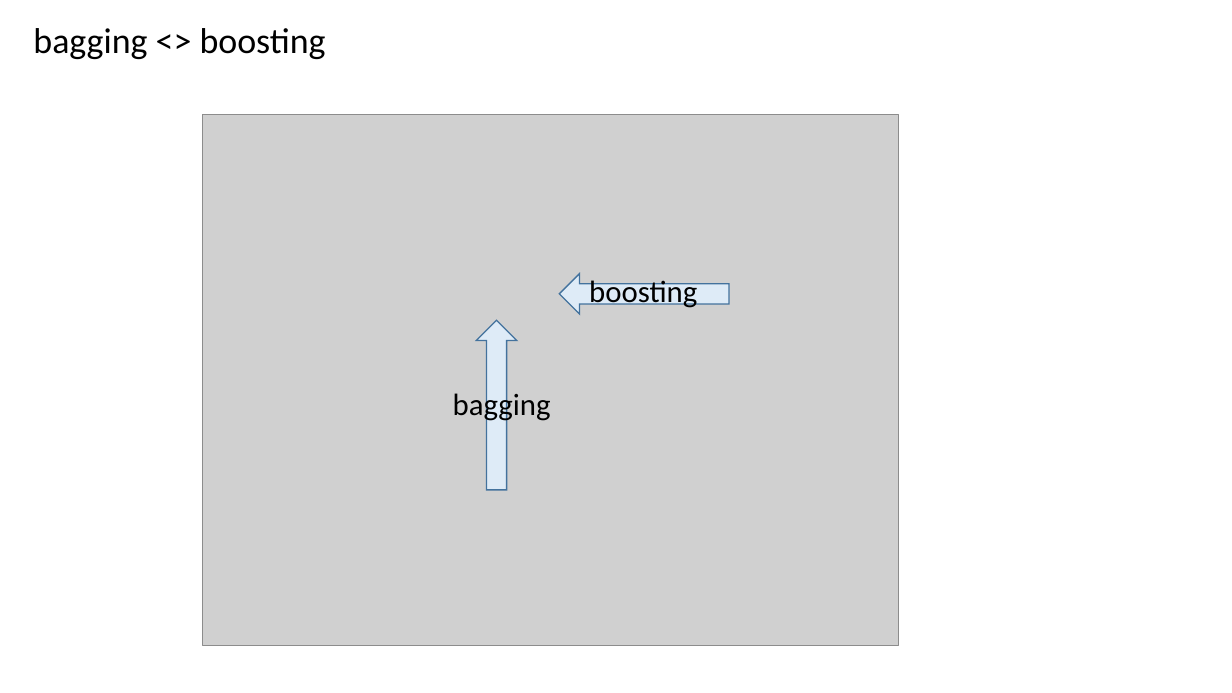
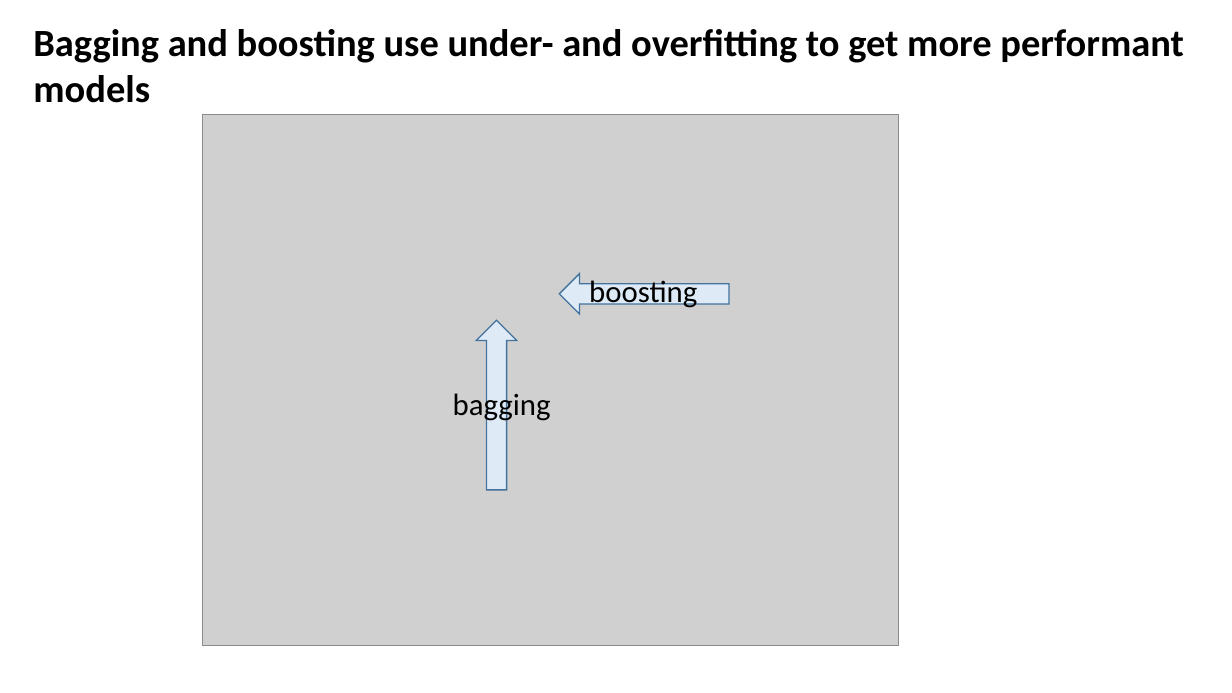
Before and after one commit to CompOmics/ML_AI_Analytical_Chemistry_Course, a slide deck: slide 11 of 03_Evaluation/slides/3_3_ensemble_learning.pptx. Drawn at 1232x693 pixels with LibreOffice and Linux fonts; fonts in the diff are those of the drawing; grey boxes stand for pictures. Boxes give left, top, right and bottom in pixels: in the first picture for what was removed or moved away, otherwise in the second. Text is boxed around its words. In the diff, an @@ line names an element or a change of style, - is before the commit and + after.

```diff
--- a/03_Evaluation/slides/3_3_ensemble_learning.pptx
+++ b/03_Evaluation/slides/3_3_ensemble_learning.pptx
@@ text at (x1=33, y1=29, x2=1183, y2=103): text changed; size 28 to 30 pt; bold on @@
-bagging <> boosting
+Bagging and boosting use under- and overfitting to get more performant models
```
Also in this commit, not shown: 16 other slides changed, 8 other files.
